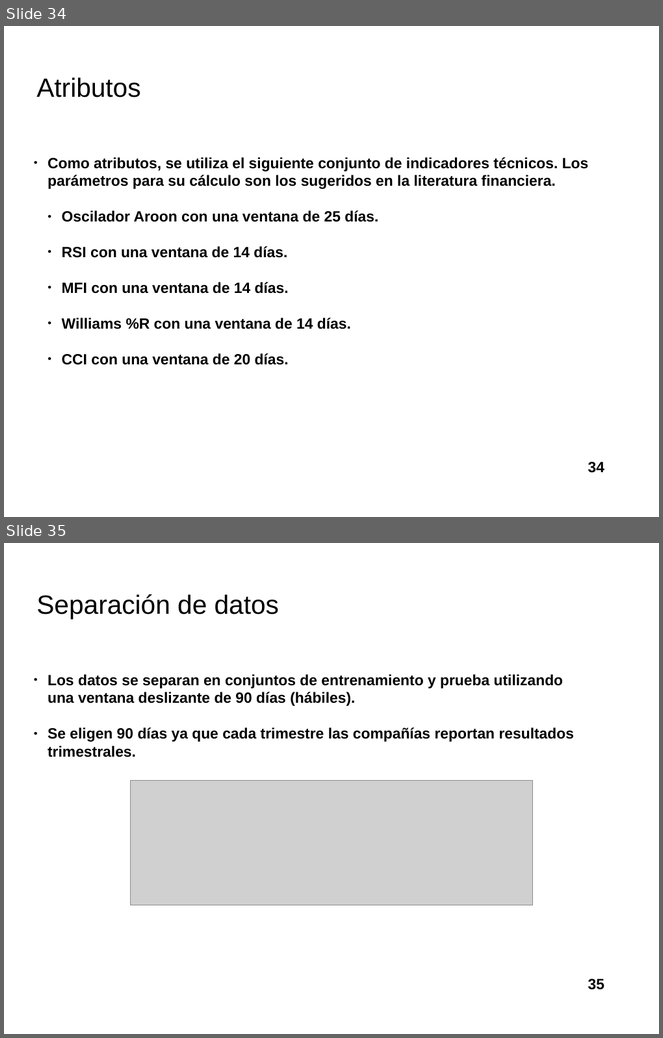
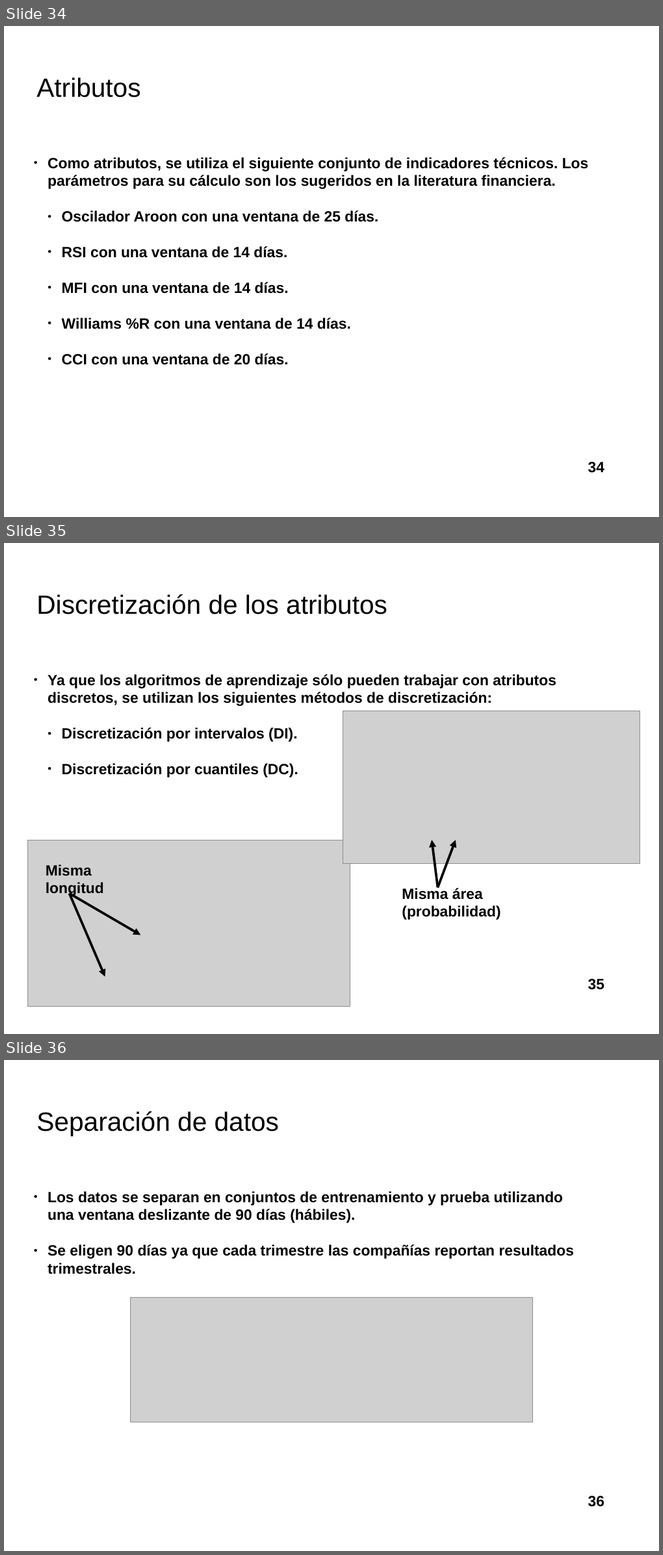
Before and after one commit to davidrmh/Thesis, a slide deck: presentaciones_finales/presentacion_seminario_B19.odp. Shown one above the other, each under a label of ours: slides 34 and 35 before the commit, slides 34, 35 and 36 after it. The pictures are 663x1038 and 663x1555 pixels, drawn with LibreOffice and Linux fonts; fonts in the diff are those of the drawing; grey boxes stand for pictures; background and template pictures are left out. Boxes give left, top, right and bottom in pixels: in the first picture for what was removed or moved away, otherwise in the second. Text is boxed around its words. In the diff, an @@ line names an element or a change of style, - is before the commit and + after.

Commit message:
Agrega diapositiva de métodos de discretización

```diff
--- a/presentaciones_finales/presentacion_seminario_B19.odp
+++ b/presentaciones_finales/presentacion_seminario_B19.odp
@@ slide 35 added at [4,543,659,1034], background picture (left out) @@
@@ title added at [36,594,388,615], 32 pt, text #000000 @@
+Discretización de los atributos
@@ text added at [48,674,556,778], 18 pt, text #000000, bold @@
+● Ya que los algoritmos de aprendizaje sólo pueden trabajar con atributos discretos, se utilizan los siguientes métodos de discretización:
+  ● Discretización por intervalos (DI).
+  ● Discretización por cuantiles (DC).
@@ picture added at [343,711,640,864] @@
@@ picture added at [28,840,350,1006] @@
@@ arrow added from (438, 888) to (432, 840), #000000 2.89 pt @@
@@ arrow added from (438, 888) to (456, 840), #000000 2.89 pt @@
@@ text added at [46,865,104,897], 18 pt, text #000000, bold @@
+Misma longitud
@@ text added at [402,887,501,920], 18 pt, text #000000, bold @@
+Misma área (probabilidad)
@@ arrow added from (70, 894) to (105, 977), #000000 2.89 pt @@
@@ arrow added from (70, 894) to (140, 936), #000000 2.89 pt @@
@@ page number added at [588,979,605,990], 18 pt, text #000000, bold @@
+35
@@ what was slide 35 is now slide 36 @@
@@ page number at [588,1496,605,1507]: text changed @@
-35
+36
```
Also in this commit, not shown: 1 other slide added.
